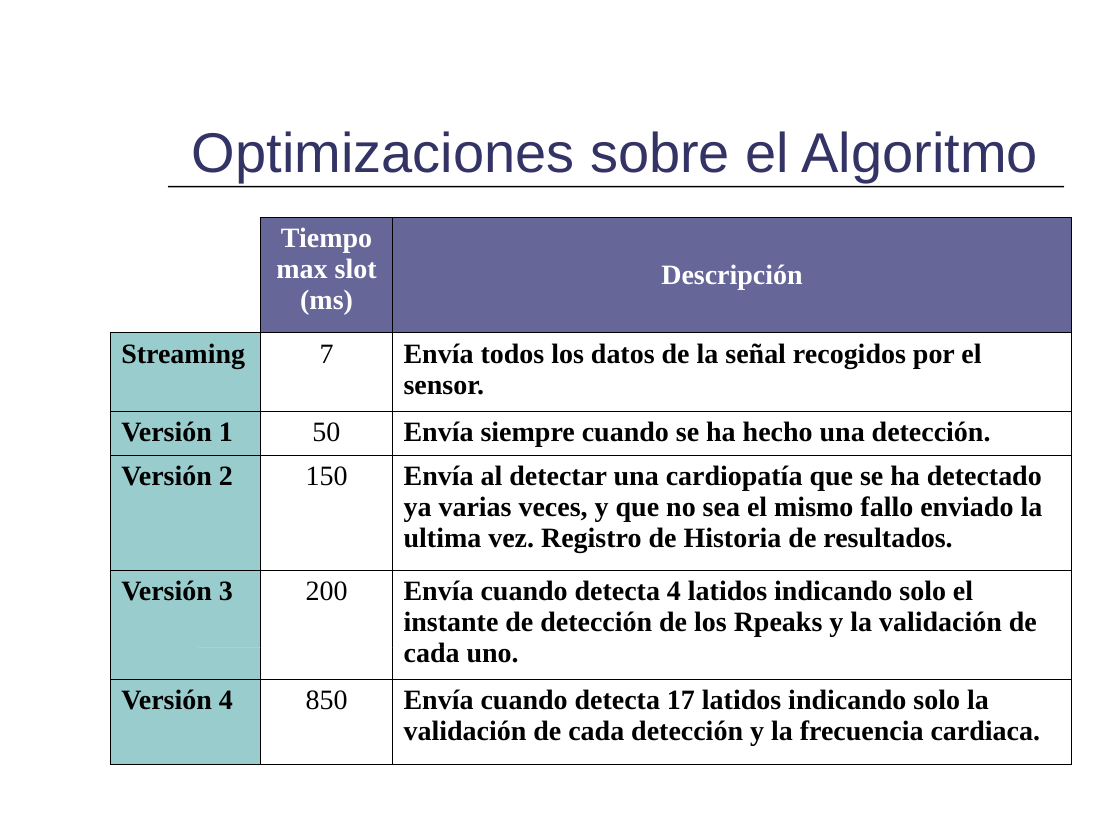
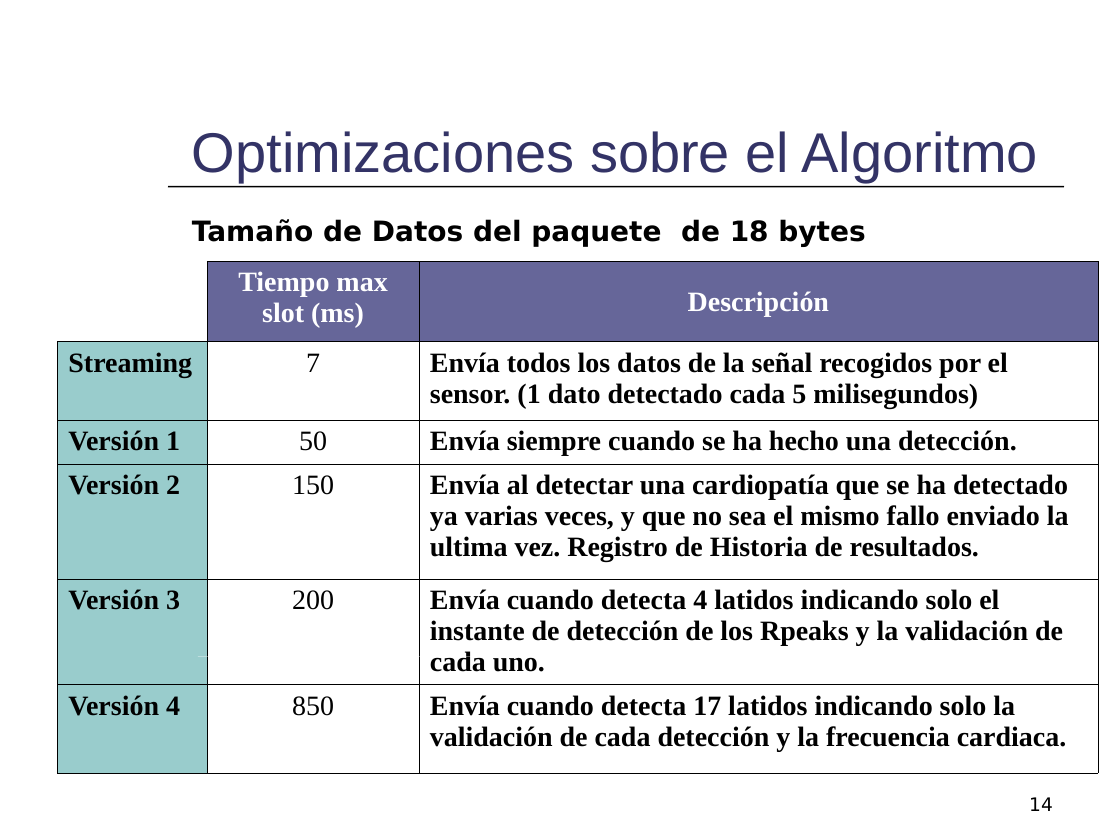
Before and after one commit to mmja/redsensores, a slide deck: slide 14 of Memoria/Consumo.ppt (slide 12 before the commit). Drawn at 1120x840 pixels with LibreOffice and Linux fonts; fonts in the diff are those of the drawing. Boxes give left, top, right and bottom in pixels: in the first picture for what was removed or moved away, otherwise in the second. Text is boxed around its words. In the diff, an @@ line names an element or a change of style, - is before the commit and + after.

```diff
--- a/Memoria/Consumo.ppt
+++ b/Memoria/Consumo.ppt
@@ text added at bbox=[192, 219, 865, 247], 18 pt, text #000000, bold @@
+Tamaño de Datos del paquete de 18 bytes
@@ table at bbox=[57, 261, 1098, 420] @@
-row 2, column 3: Envía todos los datos de la señal recogidos por el sensor.
+row 2, column 3: Envía todos los datos de la señal recogidos por el sensor. (1 dato detectado cada 5 milisegundos)
@@ fill #FFFFFF to none in row 1, column 1 @@
@@ table: place and size @@
-table at bbox=[110, 217, 1071, 411]
+table at bbox=[57, 261, 1098, 420]
@@ table: place and size @@
-table at bbox=[110, 411, 1071, 457]
+table at bbox=[57, 420, 1098, 465]
@@ table: place and size @@
-table at bbox=[110, 455, 1071, 569]
+table at bbox=[57, 465, 1098, 579]
@@ table: place and size @@
-table at bbox=[110, 570, 1071, 682]
+table at bbox=[57, 579, 1098, 691]
@@ rectangle: place and size @@
-rectangle at bbox=[198, 647, 902, 647]
+rectangle at bbox=[198, 656, 902, 656]
@@ table: place and size @@
-table at bbox=[110, 679, 1071, 764]
+table at bbox=[57, 684, 1098, 773]
@@ page number added at bbox=[1029, 797, 1053, 811], 12 pt, text #000000 @@
+14
```
Also in this commit, not shown: 14 other slides changed, 5 slides added, 1 slide removed.
